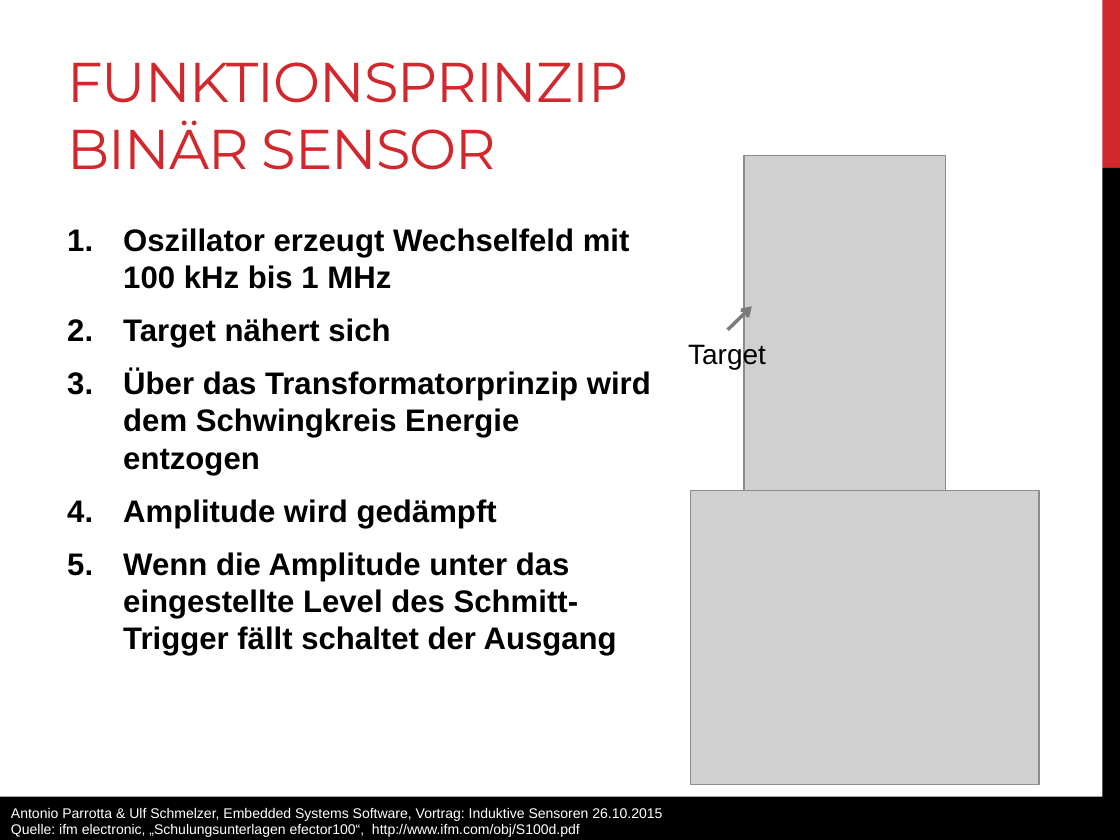
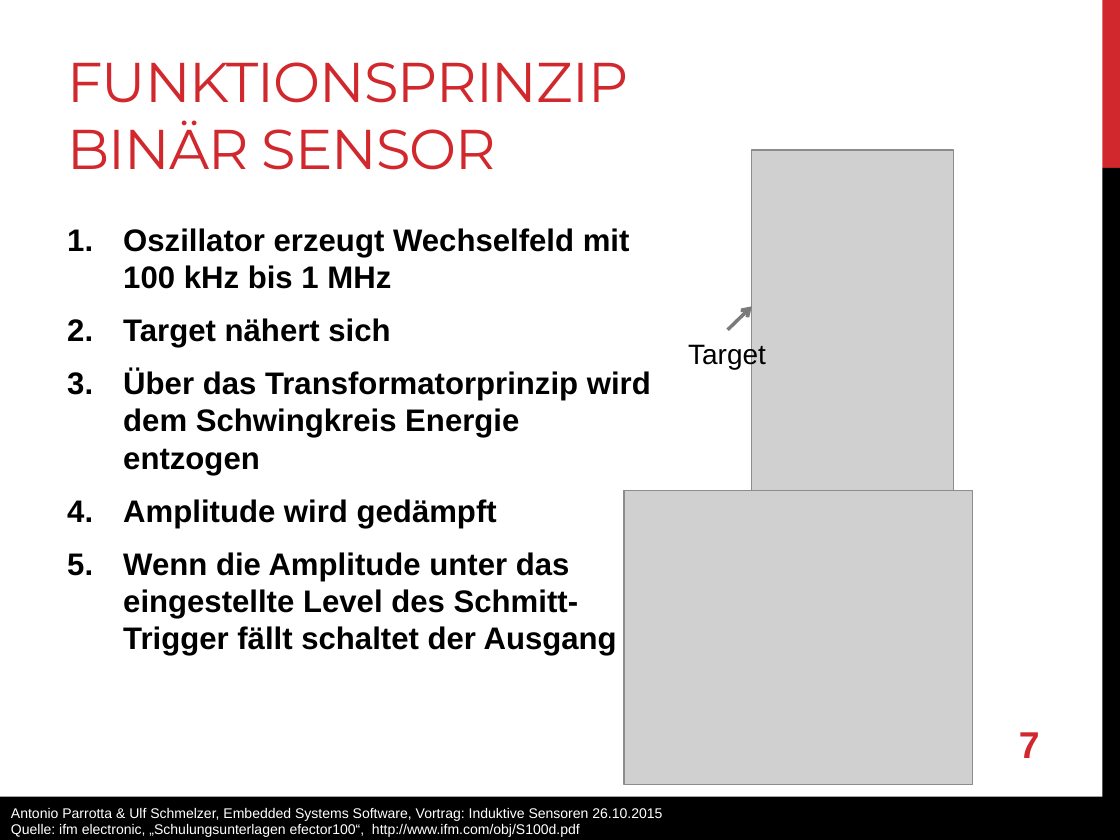
Before and after one commit to anpait00/TIB6, a slide deck: slide 7 of induktiv_sensoren.pptx (slide 6 before the commit). Drawn at 1120x840 pixels with LibreOffice and Linux fonts; fonts in the diff are those of the drawing; grey boxes stand for pictures. Boxes give left, top, right and bottom in pixels: in the first picture for what was removed or moved away, otherwise in the second. Text is boxed around its words. In the diff, an @@ line names an element or a change of style, - is before the commit and + after.

```diff
--- a/induktiv_sensoren.pptx
+++ b/induktiv_sensoren.pptx
@@ picture: place and size @@
-picture at [744, 156, 945, 636]
+picture at [752, 150, 953, 631]
@@ picture: place and size @@
-picture at [691, 491, 1039, 785]
+picture at [624, 491, 972, 785]
@@ page number added at [1019, 732, 1040, 758], 24 pt, text #D1282E, bold @@
+7
```
Also in this commit, not shown: 8 other slides changed, 1 slide added.
